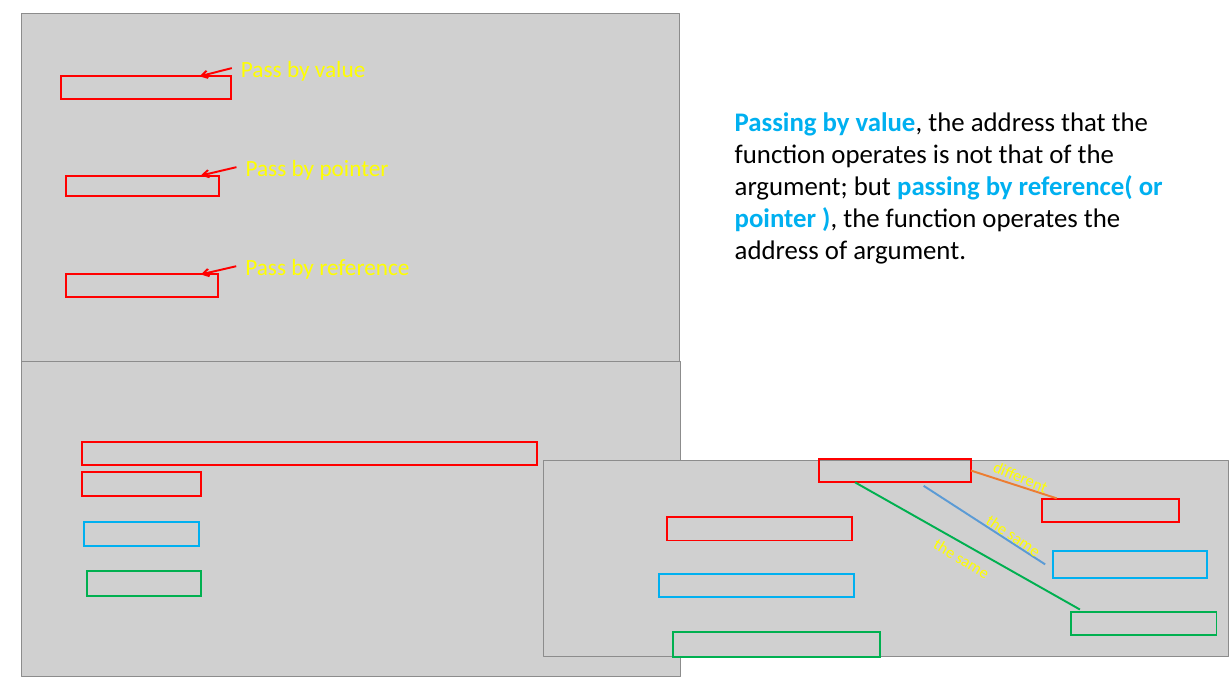
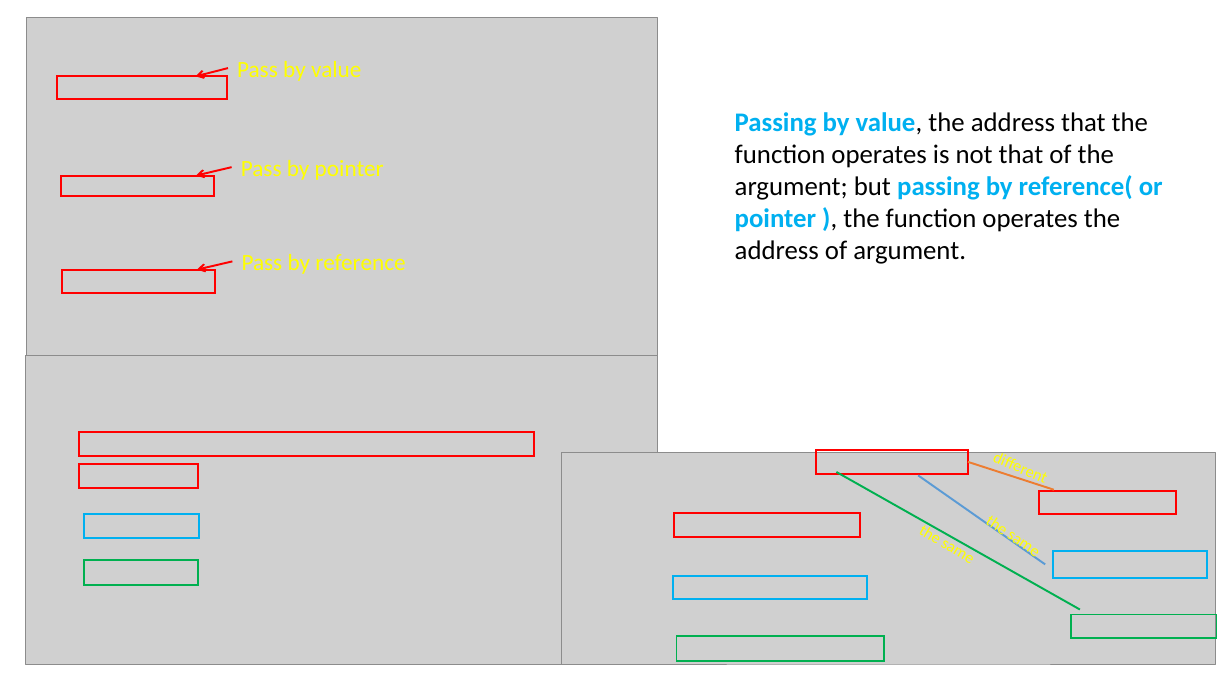
Before and after one commit to ShiqiYu/CPP, a slide deck: slide 25 of week06/Lab06.pptx. Drawn at 1232x693 pixels with LibreOffice and Linux fonts; fonts in the diff are those of the drawing; grey boxes stand for pictures; background and template pictures are left out. Boxes give left, top, right and bottom in pixels: in the first picture for what was removed or moved away, otherwise in the second. Text is boxed around its words. In the diff, an @@ line names an element or a change of style, - is before the commit and + after.

```diff
--- a/week06/Lab06.pptx
+++ b/week06/Lab06.pptx
@@ picture: place and size @@
-picture at [21, 13, 679, 362]
+picture at [26, 18, 657, 357]
@@ 2 texts, 2 rectangles, 2 arrows: place and size @@
-2 texts, 2 rectangles, 2 arrows at [61, 61, 389, 197]
+2 texts, 2 rectangles, 2 arrows at [57, 61, 384, 197]
@@ 1 text, 1 rectangle, 1 arrow: place and size @@
-1 text, 1 rectangle, 1 arrow at [66, 259, 409, 298]
+1 text, 1 rectangle, 1 arrow at [62, 254, 405, 293]
@@ picture: place and size @@
-picture at [22, 361, 681, 677]
+picture at [26, 356, 658, 665]
@@ text "different": place and size @@
-text "different" at [981, 448, 1063, 505]
+text "different" at [981, 439, 1063, 495]
@@ picture: place and size @@
-picture at [543, 460, 1229, 656]
+picture at [562, 452, 1215, 664]
@@ line moved from (855, 482) - (1080, 610) to (836, 472) - (1080, 610) @@
@@ line moved from (924, 486) - (1045, 565) to (919, 476) - (1045, 565) @@
@@ line moved from (971, 470) - (1057, 498) to (969, 462) - (1055, 490) @@
@@ rectangle: place and size @@
-rectangle at [84, 522, 200, 546]
+rectangle at [84, 515, 200, 539]
@@ rectangle: place and size @@
-rectangle at [666, 517, 852, 541]
+rectangle at [675, 513, 860, 537]
@@ 5 rectangles: place and size @@
-5 rectangles at [82, 442, 1179, 596]
+5 rectangles at [79, 433, 1177, 586]
@@ rectangle: place and size @@
-rectangle at [659, 574, 854, 598]
+rectangle at [673, 576, 868, 600]
@@ rectangle: place and size @@
-rectangle at [673, 632, 881, 657]
+rectangle at [677, 636, 884, 661]
```
